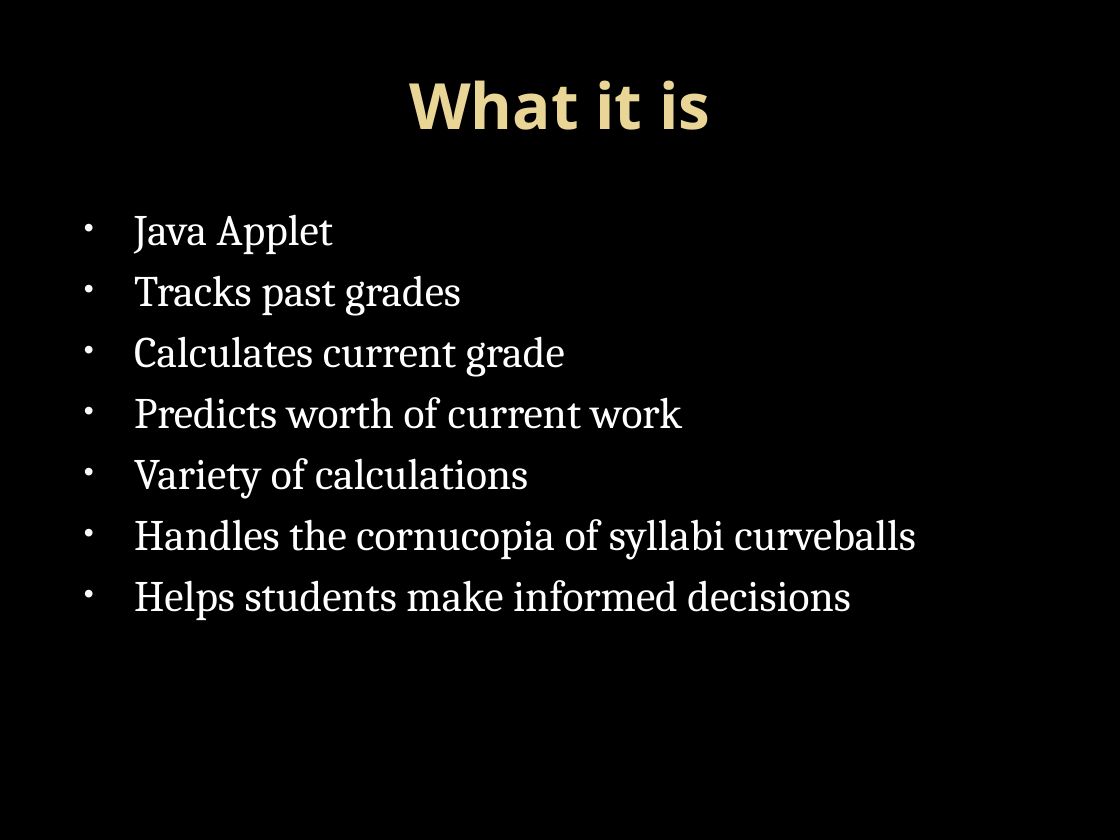
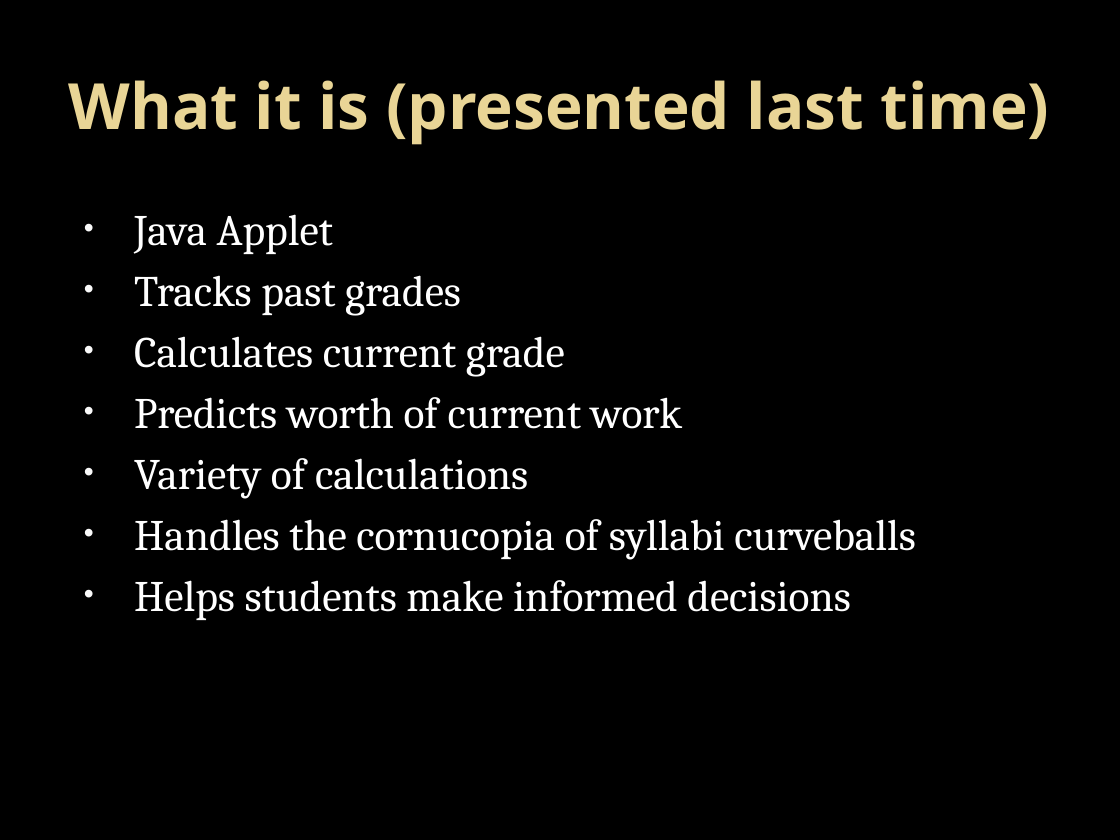
Before and after one commit to CBrown/RPI-Grade-Tracker, a slide deck: slide 2 of MidSemester-Rev1.pptx. Drawn at 1120x840 pixels with LibreOffice and Linux fonts; fonts in the diff are those of the drawing; background and template pictures are left out. Boxes give left, top, right and bottom in pixels: in the first picture for what was removed or moved away, otherwise in the second. Text is boxed around its words. In the diff, an @@ line names an element or a change of style, - is before the commit and + after.

Commit message:
PDF of presentation

```diff
--- a/MidSemester-Rev1.pptx
+++ b/MidSemester-Rev1.pptx
@@ title at [69, 80, 1050, 145]: text changed @@
-What it is
+What it is (presented last time)
```
Also in this commit, not shown: 1 other slide changed, 1 slide added, 1 other file.
